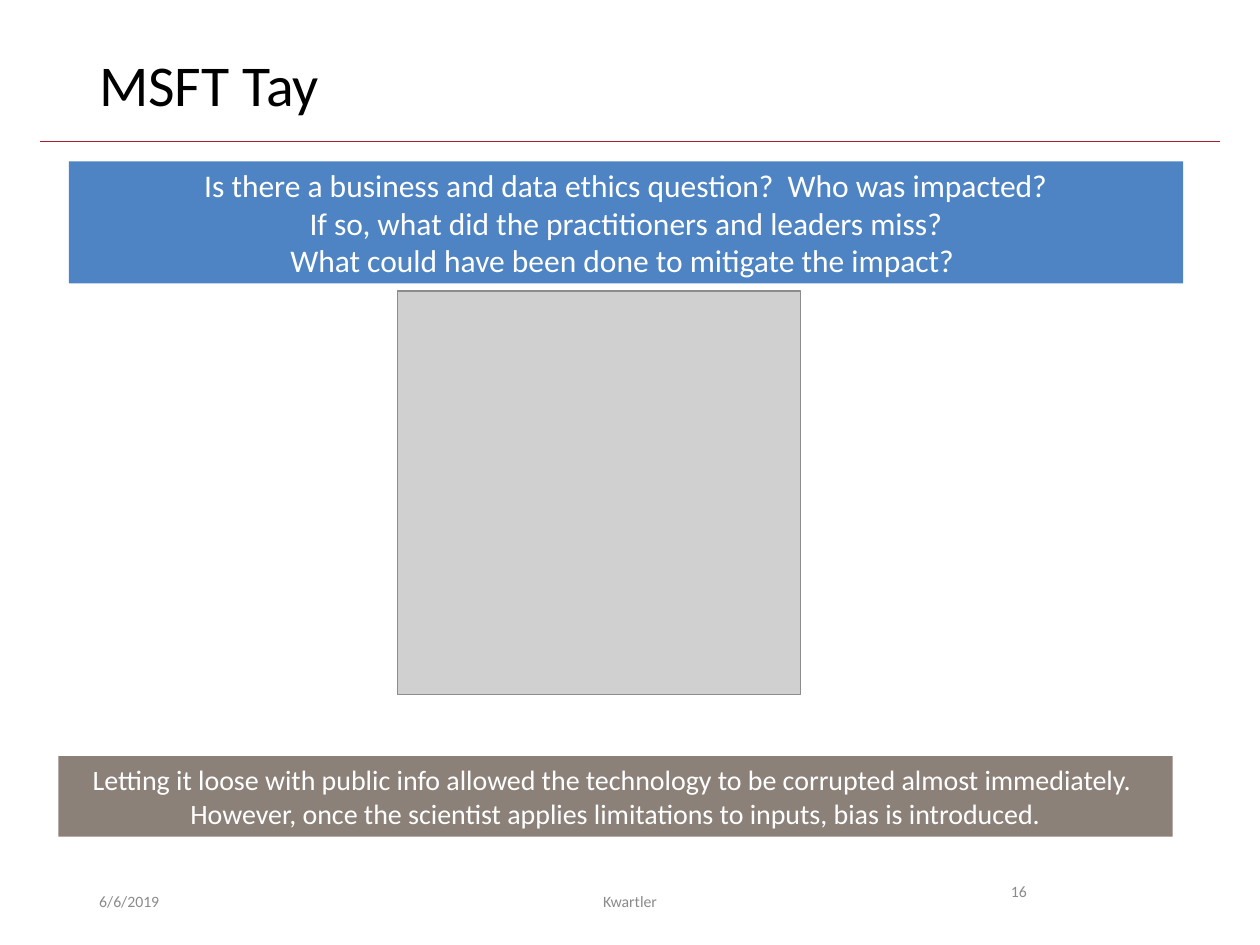
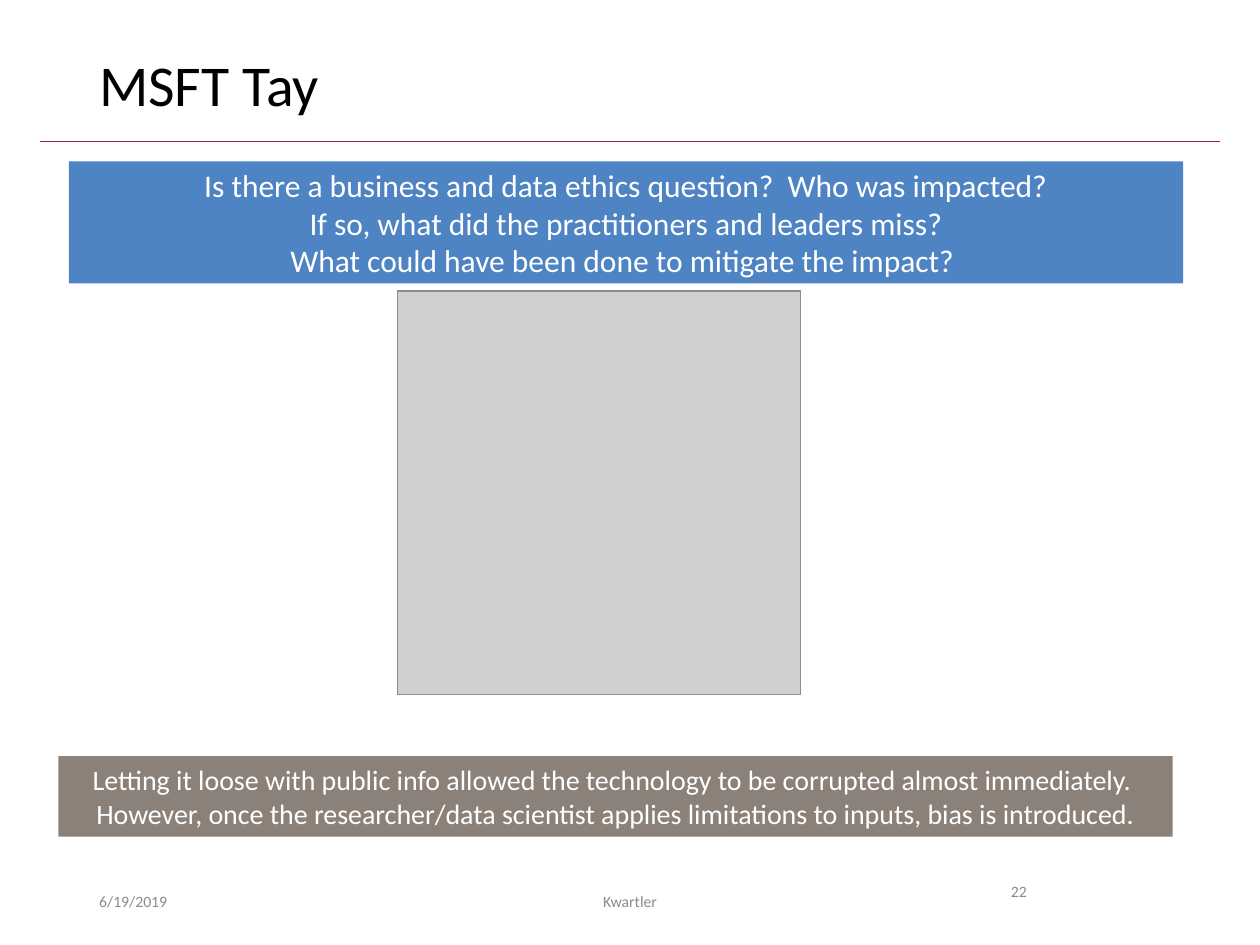
Before and after one commit to kwartler/GSERM_TextMining, a slide deck: slide 22 of D_Thursday/GSERM_Thursday_Ethics.pptx (slide 16 before the commit). Drawn at 1260x945 pixels with LibreOffice and Linux fonts; fonts in the diff are those of the drawing; grey boxes stand for pictures; background and template pictures are left out. Boxes give left, top, right and bottom in pixels: in the first picture for what was removed or moved away, otherwise in the second. Text is boxed around its words. In the diff, an @@ line names an element or a change of style, - is before the commit and + after.

```diff
--- a/D_Thursday/GSERM_Thursday_Ethics.pptx
+++ b/D_Thursday/GSERM_Thursday_Ethics.pptx
@@ text in rectangle at bbox=[93, 770, 1134, 829]: text changed @@
-Letting it loose with public info allowed the technology to be corrupted almost immediately. However, once the scientist applies limitations to inputs, bias is introduced.
+Letting it loose with public info allowed the technology to be corrupted almost immediately. However, once the researcher/data scientist applies limitations to inputs, bias is introduced.
@@ text at bbox=[99, 896, 167, 908]: text changed @@
-6/6/2019
+6/19/2019
@@ page number at bbox=[1011, 887, 1027, 897]: text changed @@
-16
+22
```
Also in this commit, not shown: 27 other slides changed, 9 slides added, 1 slide removed, 1 other file.
